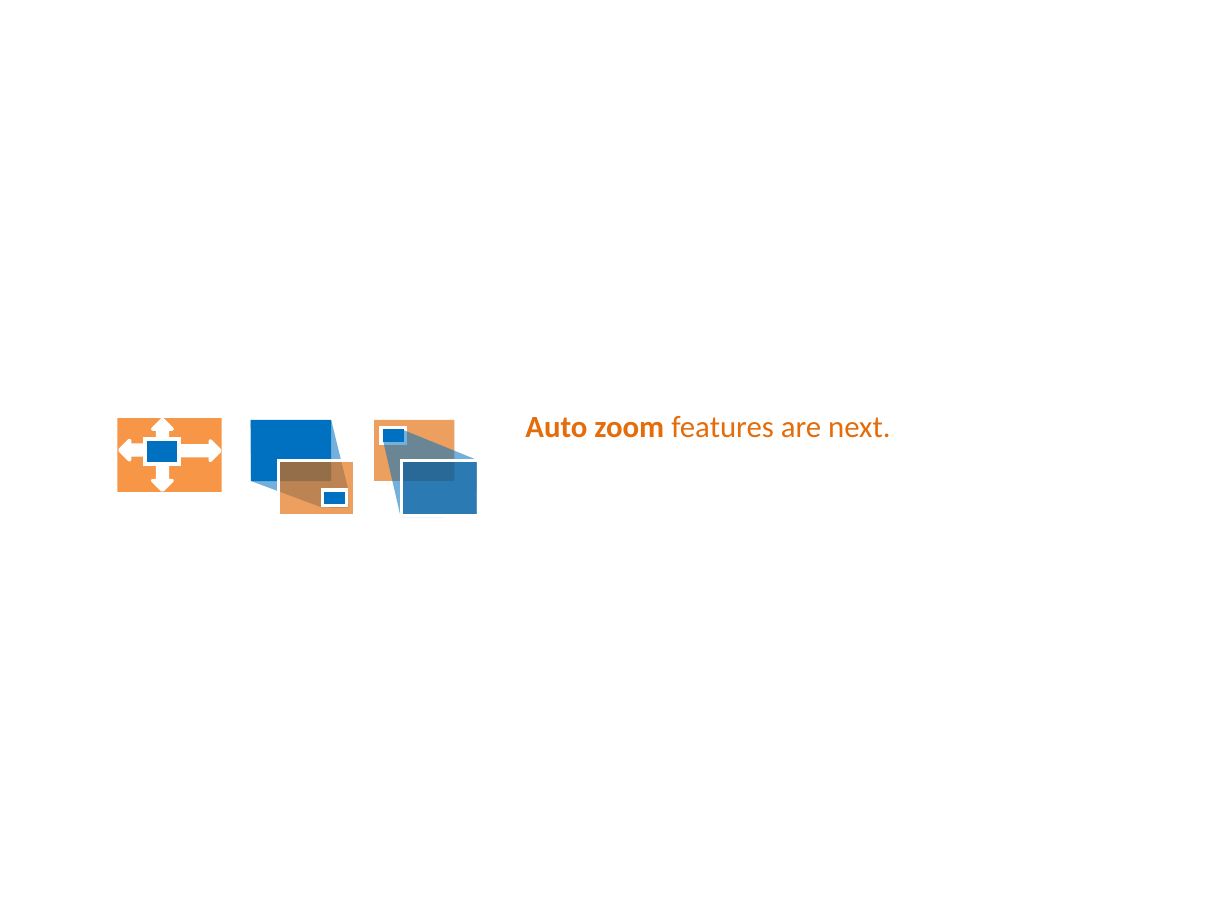
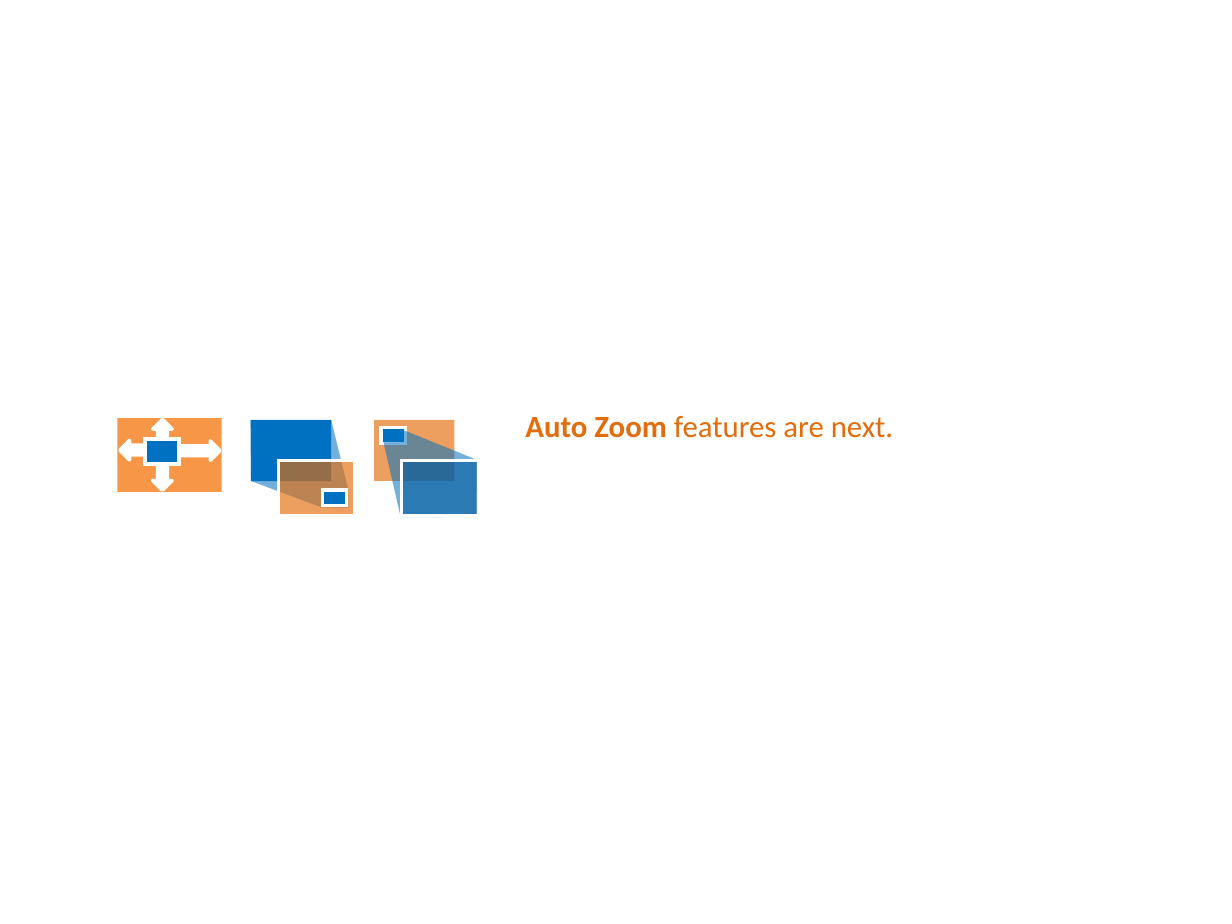
Before and after one commit to PowerPointLabs/PowerPointLabs-Website, a slide deck: slide 17 of samples/tutorial.pptx (slide 13 before the commit). Drawn at 1232x924 pixels with LibreOffice and Linux fonts; fonts in the diff are those of the drawing. Boxes give left, top, right and bottom in pixels: in the first picture for what was removed or moved away, otherwise in the second. Text is boxed around its words. In the diff, an @@ line names an element or a change of style, - is before the commit and + after.

```diff
--- a/samples/tutorial.pptx
+++ b/samples/tutorial.pptx
@@ text at (525,416,893,438): text changed @@
-Auto zoom features are next.
+Auto Zoom features are next.
```
Also in this commit, not shown: 16 other slides changed, 10 slides added.
